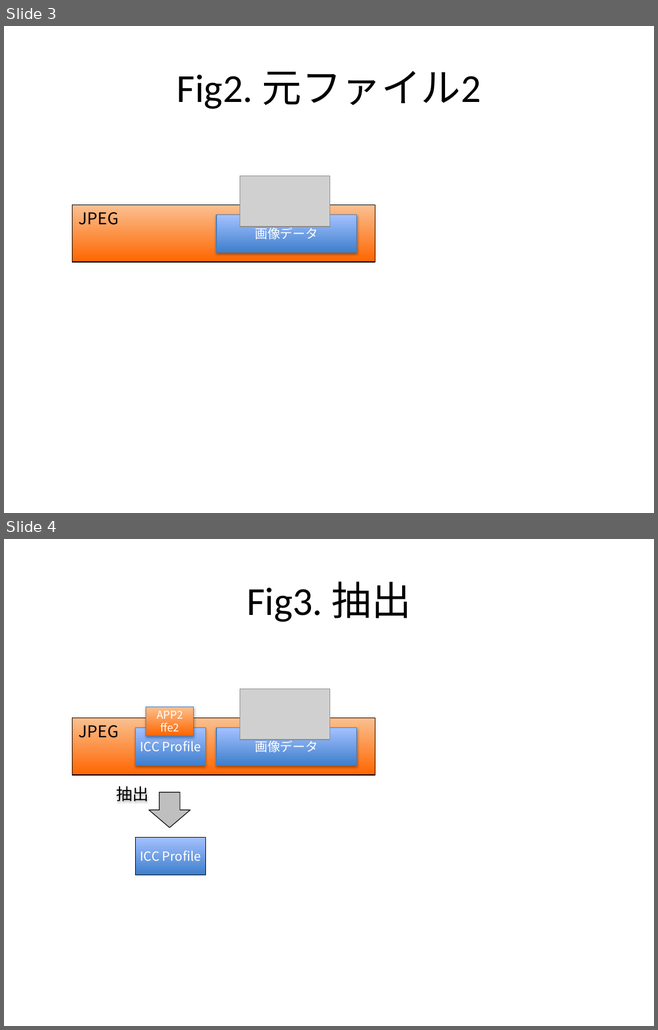
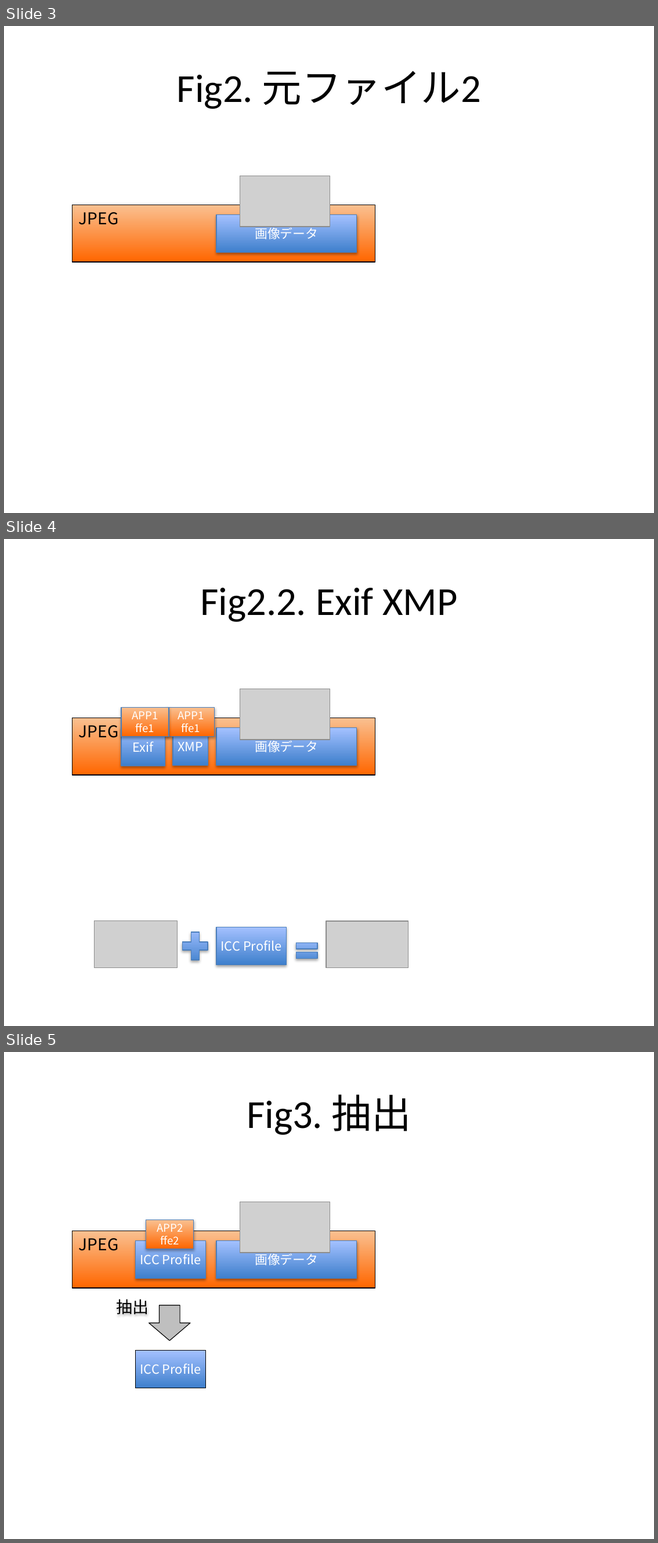
Before and after one commit to awmlabs/blog.awm.jp, a slide deck: content/2017/08/06/imicc.pptx. Shown one above the other, each under a label of ours: slides 3 and 4 before the commit, slides 3, 4 and 5 after it. The pictures are 658x1030 and 658x1543 pixels, drawn with LibreOffice and Linux fonts; fonts in the diff are those of the drawing; grey boxes stand for pictures. Boxes give left, top, right and bottom in pixels: in the first picture for what was removed or moved away, otherwise in the second. Text is boxed around its words. In the diff, an @@ line names an element or a change of style, - is before the commit and + after.

```diff
--- a/content/2017/08/06/imicc.pptx
+++ b/content/2017/08/06/imicc.pptx
@@ slide 4 added at [4,539,654,1026], background #FFFFFF @@
@@ title added at [200,588,457,622], 44 pt, text #000000 @@
+Fig2.2. Exif XMP
@@ picture added at [240,689,329,740] @@
@@ rectangle added at [121,707,168,736], fill gradient #FF6600 to #FAC090, outline #4B7EBC 0.75 pt, 12 pt, text #FFFFFF @@
+APP1
+ffe1
@@ rectangle added at [167,707,215,736], fill gradient #FF6600 to #FAC090, outline #4B7EBC 0.75 pt, 12 pt, text #FFFFFF @@
+APP1
+ffe1
@@ rectangle added at [72,718,375,776], fill gradient #FF6600 to #FAC090, outline #000000 0.75 pt, 18 pt, text #000000 @@
+JPEG
@@ rectangle added at [121,728,165,766], fill gradient #3F80CE to #A4C4FF, outline #4B7EBC 0.75 pt, 14 pt, text #FFFFFF @@
+Exif
@@ rectangle added at [173,727,208,765], fill gradient #3F80CE to #A4C4FF, outline #4B7EBC 0.75 pt, 14 pt, text #FFFFFF @@
+XMP
@@ rectangle added at [216,728,357,766], fill gradient #3F80CE to #A4C4FF, outline #4B7EBC 0.75 pt, 14 pt, text #FFFFFF @@
+画像データ
@@ picture added at [94,921,177,968] @@
@@ picture added at [326,921,409,968] @@
@@ plus sign added at [177,928,212,965], fill gradient #3F80CE to #A4C4FF, outline #4B7EBC 0.75 pt @@
@@ rectangle added at [216,928,286,965], fill gradient #3F80CE to #A4C4FF, outline #4B7EBC 0.75 pt, 14 pt, text #FFFFFF @@
+ICC Profile
@@ math equal added at [292,937,321,965], fill gradient #3F80CE to #A4C4FF, outline #4B7EBC 0.75 pt @@
@@ what was slide 4 is now slide 5 @@
```
Also in this commit, not shown: 2 other files.
